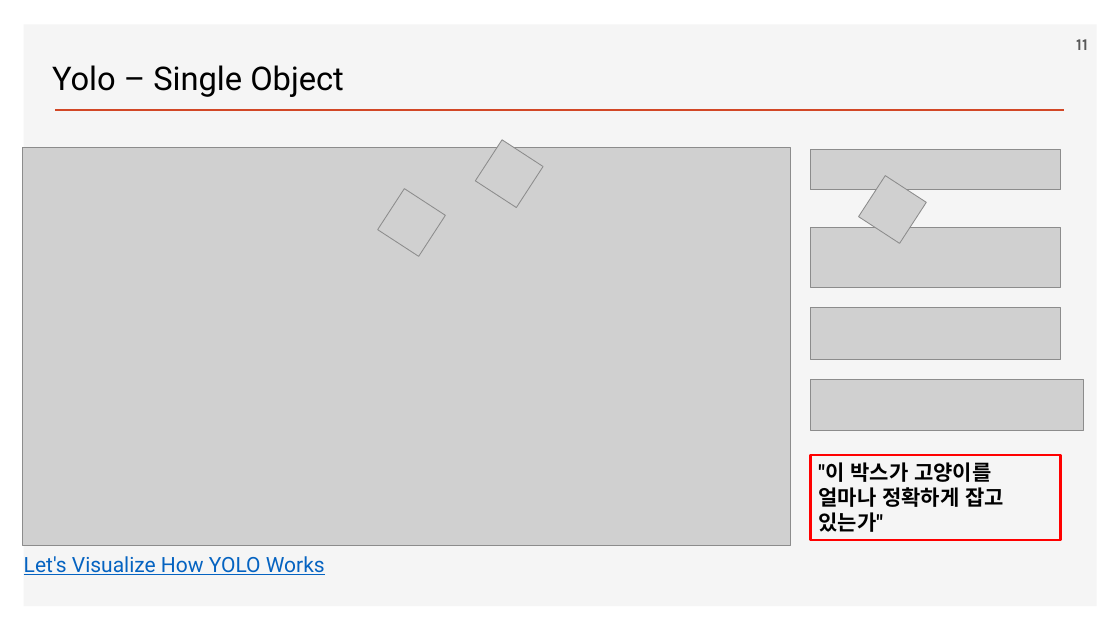
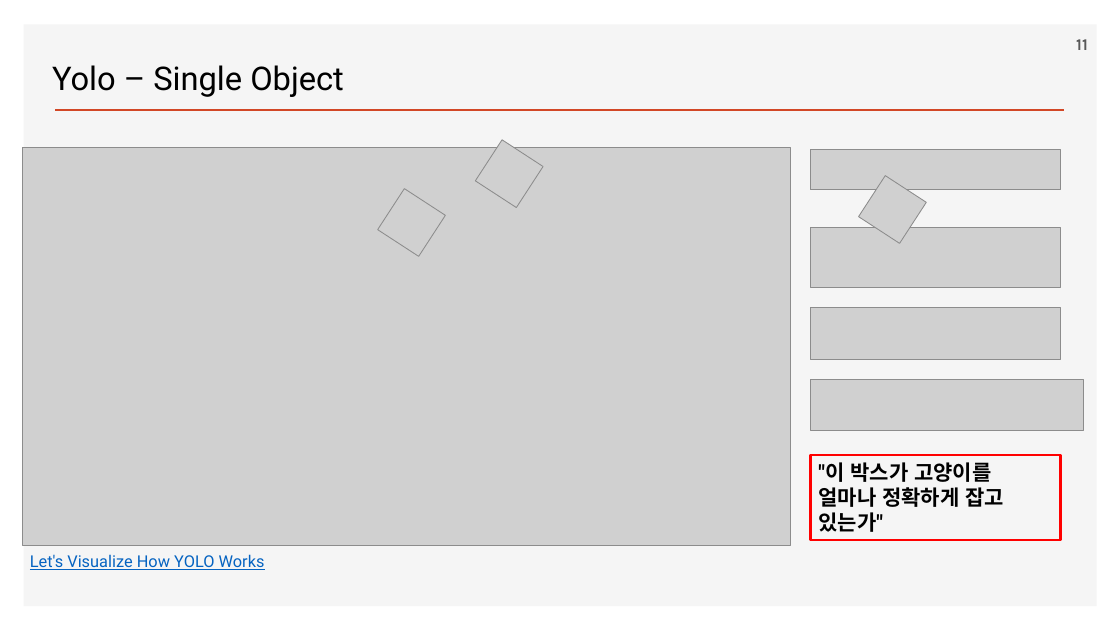
Before and after one commit to ancestor9/2026_Fall_Deep-Learning-with-Python, a slide deck: slide 11 of Chapter 12 Object detection.pptx. Drawn at 1120x630 pixels with LibreOffice and Linux fonts; fonts in the diff are those of the drawing; grey boxes stand for pictures; background and template pictures are left out. Boxes give left, top, right and bottom in pixels: in the first picture for what was removed or moved away, otherwise in the second. Text is boxed around its words. In the diff, an @@ line names an element or a change of style, - is before the commit and + after.

```diff
--- a/Chapter 12 Object detection.pptx
+++ b/Chapter 12 Object detection.pptx
@@ text "Let's Visualize How YOLO Works" at [30,554,265,570]: size 18 to 14 pt @@
```
Also in this commit, not shown: 1 other slide changed.
